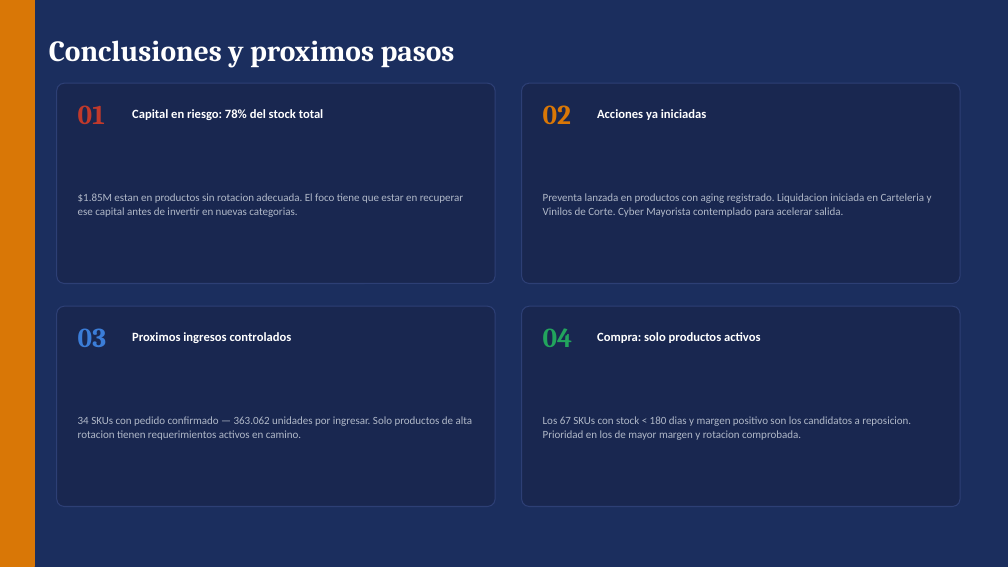
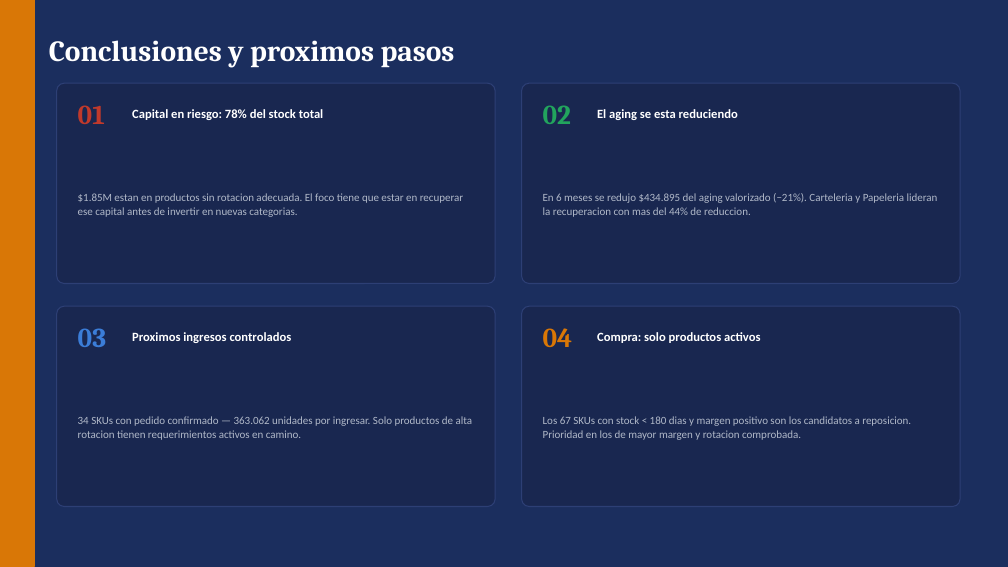
Before and after one commit to matiascivicoglobal-lab/Workent, a slide deck: slide 12 of inventario_analisis.pptx (slide 11 before the commit). Drawn at 1008x567 pixels with LibreOffice and Linux fonts; fonts in the diff are those of the drawing. Boxes give left, top, right and bottom in pixels: in the first picture for what was removed or moved away, otherwise in the second. Text is boxed around its words. In the diff, an @@ line names an element or a change of style, - is before the commit and + after.

```diff
--- a/inventario_analisis.pptx
+++ b/inventario_analisis.pptx
@@ text "02" at (543,105,571,124): text colour #D97706 to #22A45D @@
@@ text at (597,107,738,121): text changed @@
-Acciones ya iniciadas
+El aging se esta reduciendo
@@ text at (543,193,938,217): text changed @@
-Preventa lanzada en productos con aging registrado. Liquidacion iniciada en Carteleria y Vinilos de Corte. Cyber Mayorista contemplado para acelerar salida.
+En 6 meses se redujo $434.895 del aging valorizado (−21%). Carteleria y Papeleria lideran la recuperacion con mas del 44% de reduccion.
@@ text "04" at (543,328,573,347): text colour #22A45D to #D97706 @@
```
Also in this commit, not shown: 1 slide added.
